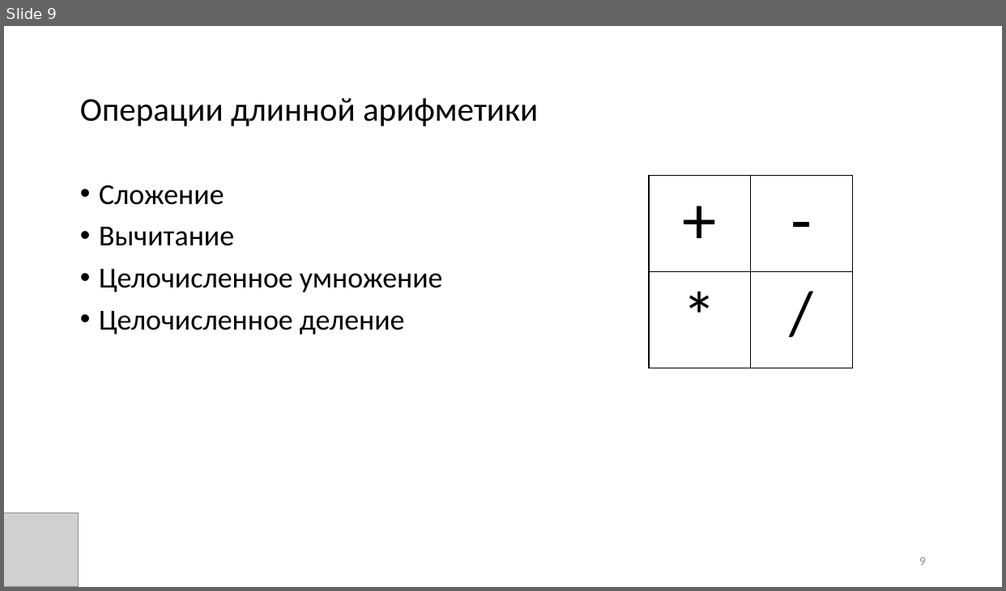
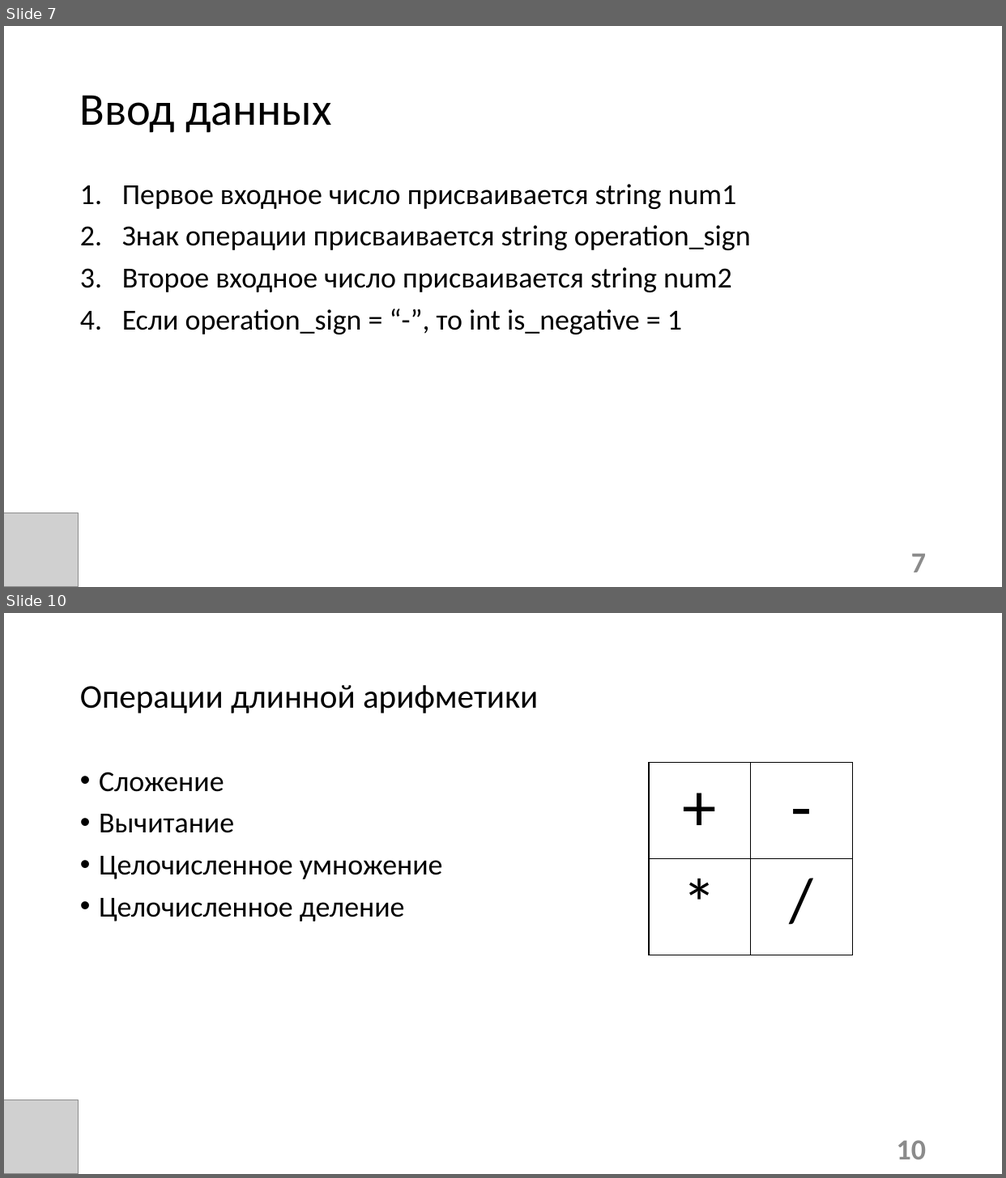
Before and after one commit to candyliving/fefu_long_arithmetic, a slide deck: Эффективная длинная арифметика.pptx. Shown one above the other, each under a label of ours: slide 9 before the commit, slides 7 and 10 after it; the slides between them are not shown. The pictures are 1006x591 and 1006x1178 pixels, drawn with LibreOffice and Linux fonts; fonts in the diff are those of the drawing; grey boxes stand for pictures. Boxes give left, top, right and bottom in pixels: in the first picture for what was removed or moved away, otherwise in the second. Text is boxed around its words. In the diff, an @@ line names an element or a change of style, - is before the commit and + after.

```diff
--- a/Эффективная длинная арифметика.pptx
+++ b/Эффективная длинная арифметика.pptx
@@ slide 7 added at [4, 26, 1002, 587], background #FFFFFF @@
@@ title added at [80, 95, 332, 133], 44 pt, text #000000 @@
+Ввод данных
@@ text added at [122, 184, 751, 335], 28 pt, text #000000 @@
+1. Первое входное число присваивается string num1
+2. Знак операции присваивается string operation_sign
+3. Второе входное число присваивается string num2
+4. Если operation_sign = “-”, то int is_negative = 1
@@ picture added at [4, 514, 78, 587] @@
@@ page number added at [911, 554, 926, 573], 28 pt, text #8C8C8C, bold @@
+7
@@ what was slide 9 is now slide 10 @@
@@ page number at [897, 1140, 926, 1160]: text changed; size 12 to 28 pt; bold on @@
-9
+10
```
Also in this commit, not shown: 11 slides changed, 7 other slides added, 1 other file.
